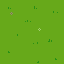
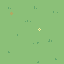
The second 64px x 64px image is a revision of the first. Changes to its layers:
added layer "2 Kopie" above "2" over [0, 0, 64, 64]
